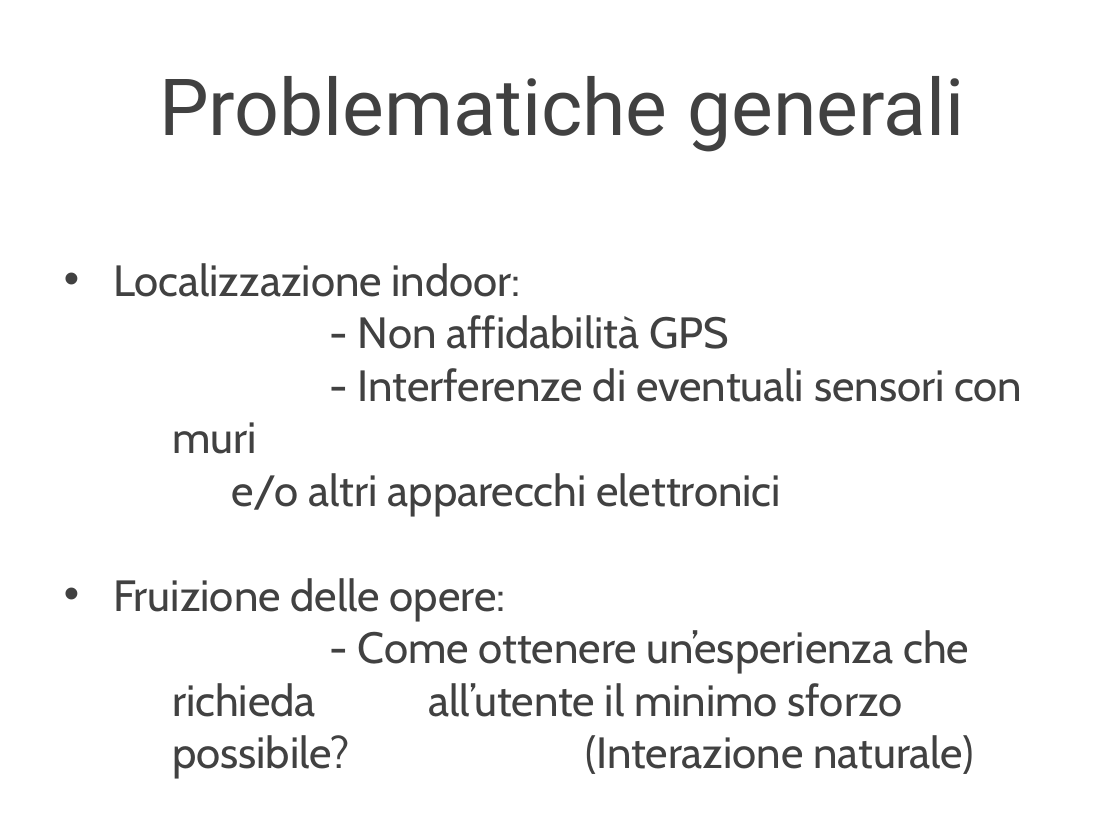
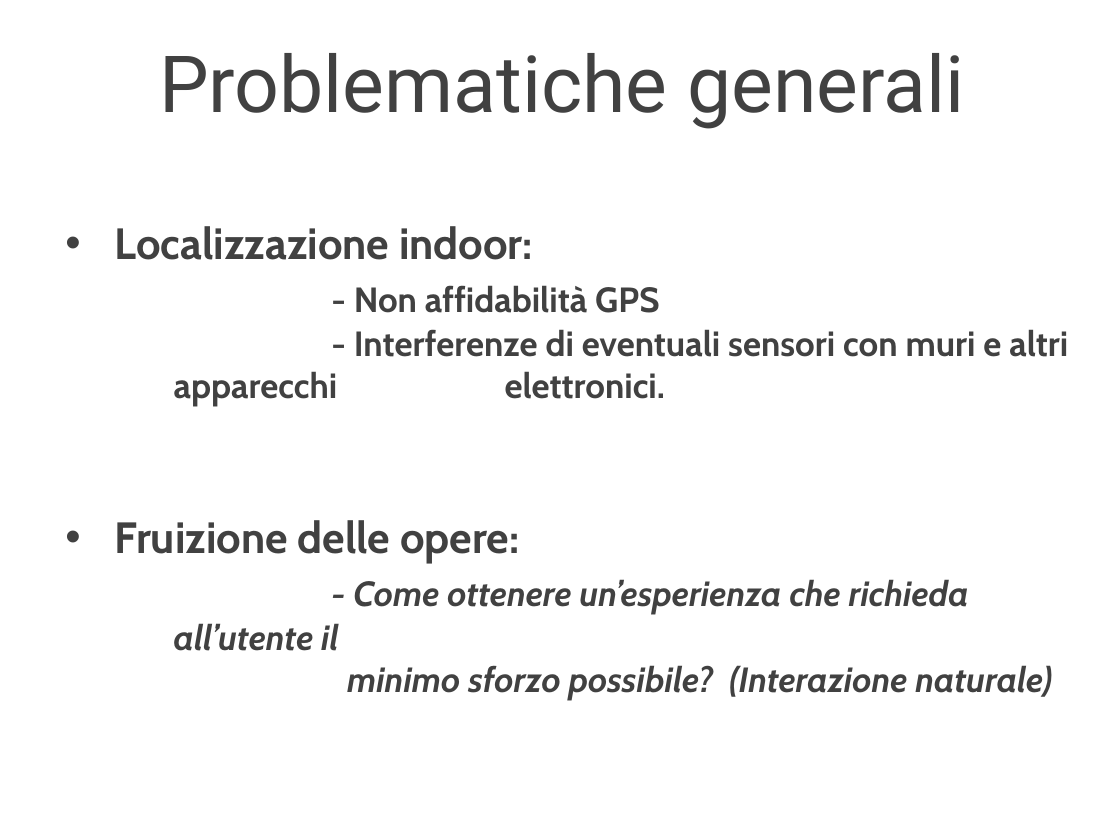
Before and after one commit to delchiaro/beaconav, a slide deck: slide 4 of documentation/presentazione.ppt. Drawn at 1120x840 pixels with LibreOffice and Linux fonts; fonts in the diff are those of the drawing; background and template pictures are left out. Boxes give left, top, right and bottom in pixels: in the first picture for what was removed or moved away, otherwise in the second. Text is boxed around its words. In the diff, an @@ line names an element or a change of style, - is before the commit and + after.

```diff
--- a/documentation/presentazione.ppt
+++ b/documentation/presentazione.ppt
@@ title "Problematiche generali": place and size @@
-title "Problematiche generali" at <box>159,76,964,152</box>
+title "Problematiche generali" at <box>159,53,964,129</box>
@@ text "Localizzazione indoor:": place and size @@
-text "Localizzazione indoor:" at <box>113,263,1022,779</box>
+text "Localizzazione indoor:" at <box>115,226,1068,700</box>
@@ text at <box>115,226,1052,700</box>: bold on in "Localizzazione indoor:", "- Non affidabilità GPS", "Fruizione delle opere:", "- Come ottenere un’esperienza che richieda all’utente ..."; size 40 to 32 pt in "- Non affidabilità GPS", "- Come ottenere un’esperienza che richieda all’utente ..."; italic on in "- Come ottenere un’esperienza che richieda all’utente ..." @@
@@ text at <box>174,329,1068,406</box>: text changed; size 40 to 32 pt; bold on @@
-      - Interferenze di eventuali sensori con muri
-      e/o altri apparecchi elettronici
+      - Interferenze di eventuali sensori con muri e altri apparecchi elettronici.
```
Also in this commit, not shown: 4 other slides changed, 2 slides added, 2 slides removed.
